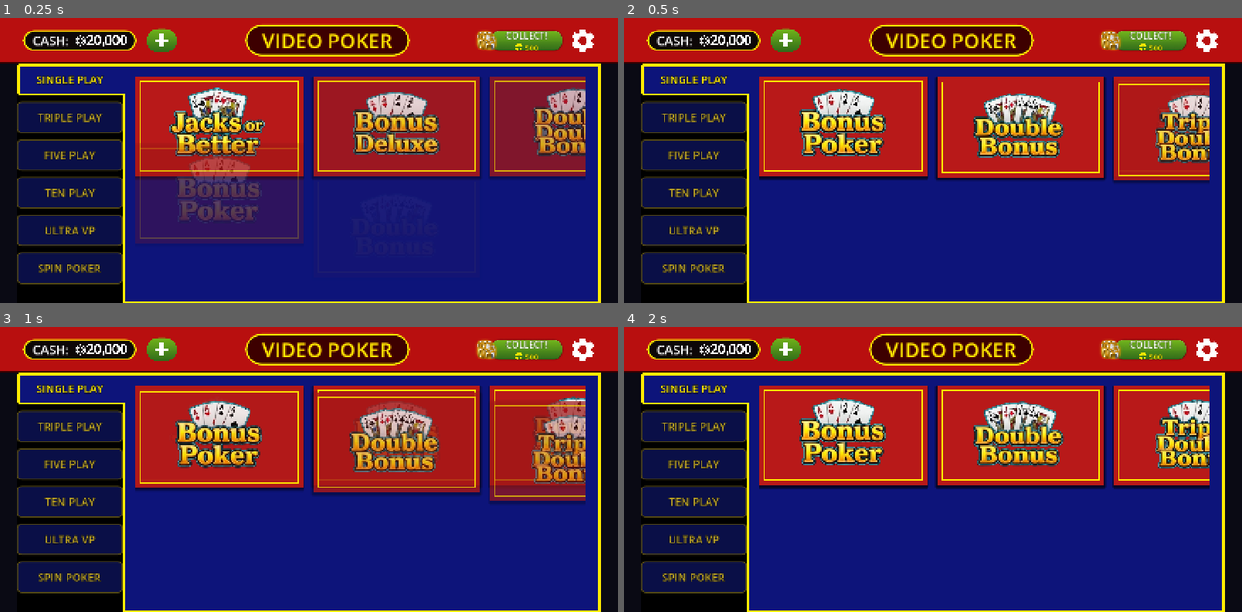
Above: before the commit, frames 1-4 (two rows, left to right).
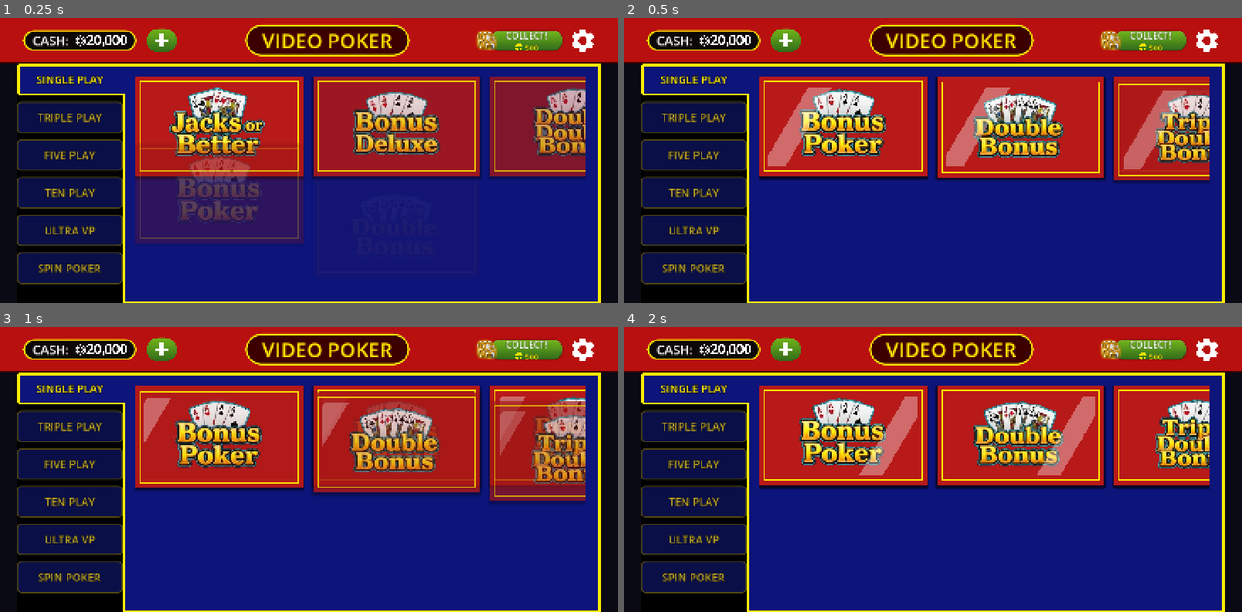
Above: after the commit, the same moments.

Repository: Vadosina-git/video-poker
Game: Godot game, scene res://scenes/main.tscn
Same seed, same stepped clock (60 frames per second), same inputs: the game is played once before the commit and once after it.
Inputs:
- Up to frame 1 (0.25 s): no input
- Up to frame 2 (0.5 s): no input
- Up to frame 3 (1 s): click "SINGLE PLAY" at 0.5 s
- Up to frame 4 (2 s): click "SINGLE PLAY" at 1.25 s

Frame 1 is identical in both runs. In frame 2, 3.0% of the frame differs, in the area x 23-91%, y 24-54%; in frame 3, 1.1%; in frame 4, 2.0%.

Commit message:
anim 1.2 tune: sweep 1s, pause 10.2s, alpha 0.35

Diff:
--- a/scripts/lobby_manager.gd
+++ b/scripts/lobby_manager.gd
@@ -707,15 +707,15 @@
 				config["locked"],
 			)
 			card_node.play_pressed.connect(_on_play_pressed)
-			# Decorative shimmer sweep (anim 1.2): sweep is fast but rare.
-			# 3s sweep + 13.8s pause = 16.8s total cycle; alpha 0.5.
+			# Decorative shimmer sweep (anim 1.2): fast highlight pass.
+			# 1s sweep + 10.2s pause = 11.2s total cycle; alpha 0.35.
 			# Hosted on a clipped overlay Control so the polygon is confined
 			# to the card rect (avoids leaking and keeps the drop shadow).
 			var shim_host := Control.new()
 			shim_host.mouse_filter = Control.MOUSE_FILTER_IGNORE
 			shim_host.clip_contents = true
 			card_node.add_child(shim_host)
-			_attach_shimmer_sweep(shim_host, 3.0, Color(1, 1, 1, 0.5), 13.8)
+			_attach_shimmer_sweep(shim_host, 1.0, Color(1, 1, 1, 0.35), 10.2)
 			_machine_cards.append(card_node)
 
 	# Stagger fade-in: cards appear sequentially with a slight upward slide.
